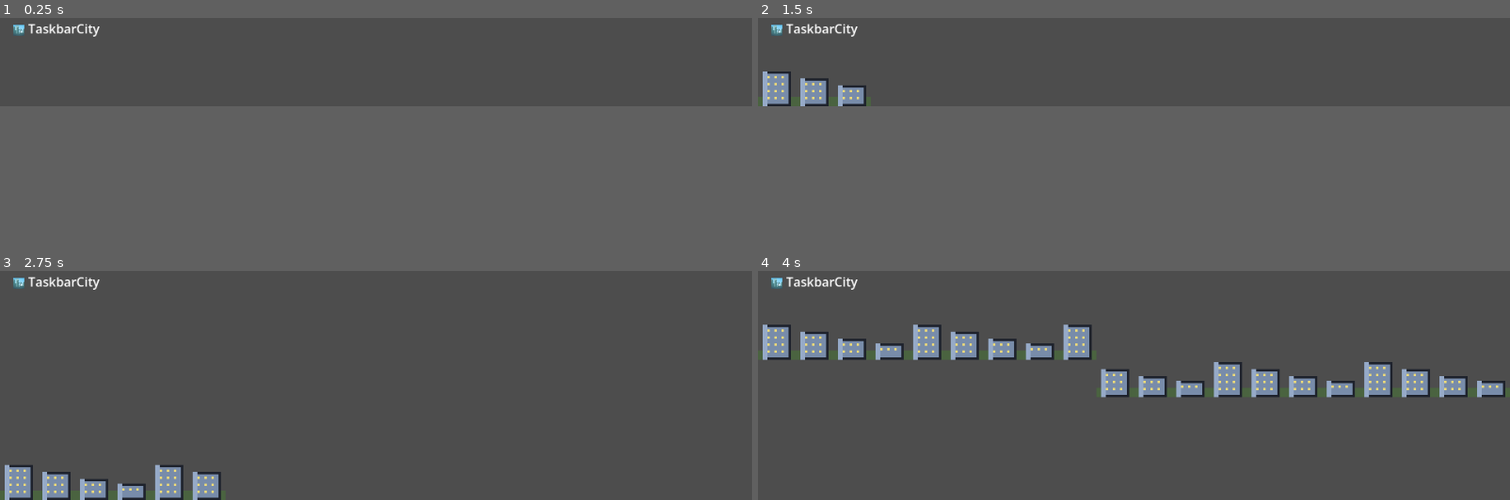
Above: before the commit, frames 1-4 (two rows, left to right).
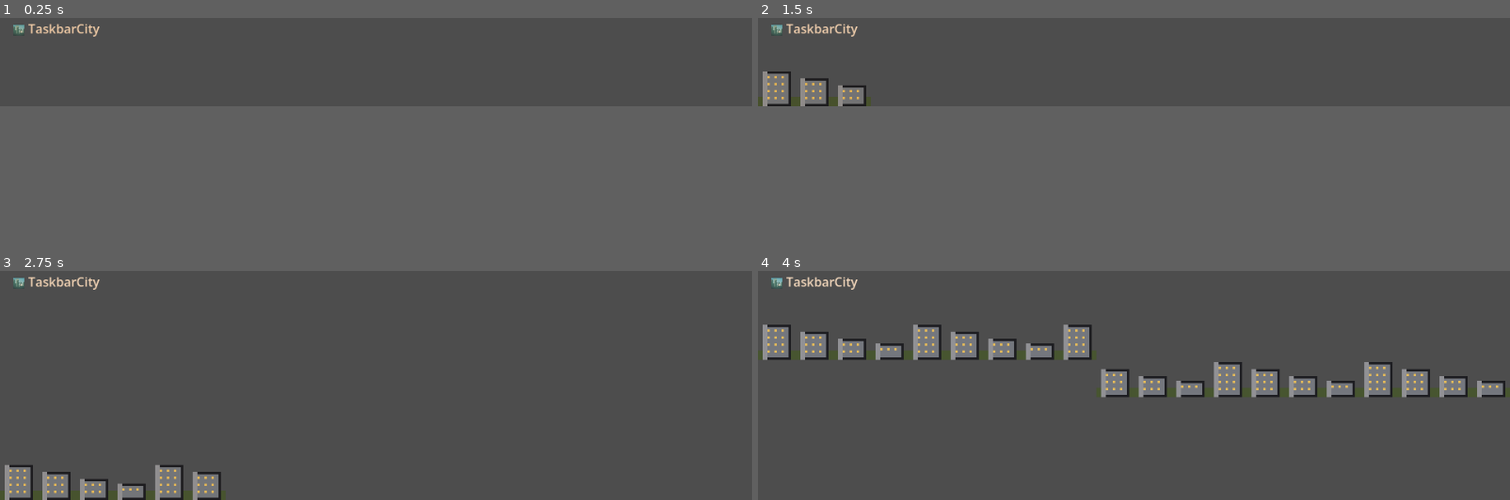
Above: after the commit, the same moments.

Repository: andrewsmedina/yourcity
Game: Godot game, scene res://scenes/main.tscn
The game is run twice, just before and just after one commit, with the same random seed, the same clock (stepped at 60 frames per second) and the same inputs.
Inputs:
- Up to frame 1 (0.25 s): no input
- Up to frame 2 (1.5 s): tap Enter (ui_accept) at 0.5, 0.77 s
- Up to frame 3 (2.75 s): tap Enter (ui_accept) at 1.52 s
- Up to frame 4 (4 s): tap Enter (ui_accept) at 3.02, 3.77 s

The runs differ from the first frame. In frame 1, 0.3% of the frame differs, in the area x 1-14%, y 2-9%; in frame 2, 1.4%; in frame 3, 2.4%; in frame 4, 6.7%, in the area x 0-100%, y 2-55%.

Commit message:
Add day/night cycle
DayNight CanvasModulate tints the scene across a looping city clock
(dawn/noon/dusk/midnight gradient), exposing time_of_day and is_night()
for the future clock UI. DAY_LENGTH is short for now so the cycle is
visible while developing.

Closes #11

Co-Authored-By: Claude Opus 4.8 (1M context) <noreply@anthropic.com>

Diff:
--- a/scenes/main.tscn
+++ b/scenes/main.tscn
@@ -1,10 +1,14 @@
-[gd_scene load_steps=3 format=3 uid="uid://b8tcity0main0"]
+[gd_scene load_steps=4 format=3 uid="uid://b8tcity0main0"]
 
 [ext_resource type="Script" path="res://scripts/main.gd" id="1_main"]
 [ext_resource type="Script" path="res://scripts/skyline.gd" id="2_skyline"]
+[ext_resource type="Script" path="res://scripts/day_night.gd" id="3_daynight"]
 
 [node name="Main" type="Node2D"]
 script = ExtResource("1_main")
+
+[node name="DayNight" type="CanvasModulate" parent="."]
+script = ExtResource("3_daynight")
 
 [node name="Skyline" type="Node2D" parent="."]
 script = ExtResource("2_skyline")
--- /dev/null
+++ b/scripts/day_night.gd
@@ -0,0 +1,35 @@
+extends CanvasModulate
+
+## Day/night cycle (issue #11). Tints the whole 2D scene via CanvasModulate,
+## driven by a city clock that loops every DAY_LENGTH seconds. Other systems can
+## read time_of_day (0.0 = midnight, 0.5 = noon) for the city clock UI later.
+
+## Full day length in seconds. Short by default so the cycle is visible while
+## developing; the real game will slow this down.
+const DAY_LENGTH := 60.0
+
+var time_of_day := 0.25  # start mid-morning
+
+var _gradient := Gradient.new()
+
+func _ready() -> void:
+	# Color of the ambient light across the day. Offsets are fractions of a day.
+	_gradient.offsets = PackedFloat32Array([0.0, 0.25, 0.5, 0.75, 1.0])
+	_gradient.colors = PackedColorArray([
+		Color(0.20, 0.24, 0.45),  # midnight — cool blue
+		Color(0.95, 0.80, 0.65),  # dawn — warm
+		Color(1.0, 1.0, 1.0),     # noon — full daylight
+		Color(0.95, 0.65, 0.45),  # dusk — orange
+		Color(0.20, 0.24, 0.45),  # back to midnight
+	])
+	_apply()
+
+func _process(delta: float) -> void:
+	time_of_day = fmod(time_of_day + delta / DAY_LENGTH, 1.0)
+	_apply()
+
+func _apply() -> void:
+	color = _gradient.sample(time_of_day)
+
+func is_night() -> bool:
+	return time_of_day < 0.2 or time_of_day > 0.8
Not shown, added: scripts/day_night.gd.uid
